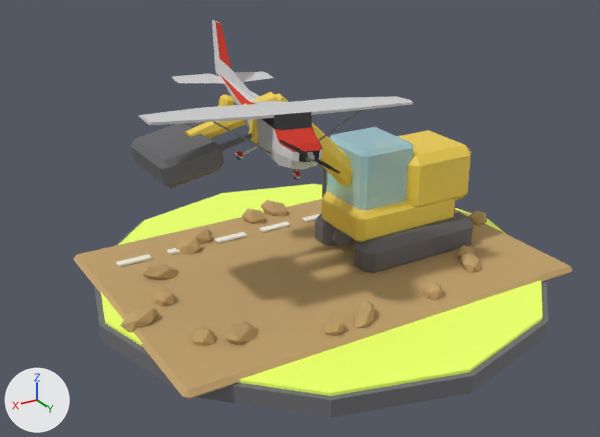
Two versions of the glTF model public/interactable-memes/studio-models/demo.glb, one commit apart.
Before and after are seen from a camera (50 mm lens) standing at (7.52, 11.81, 7.1) and looking at (0.62, 0.31, 1.35). Every picture has the same lights, and +X, +Y and +Z are marked at lower left. The picture after the commit comes second. Where no turn or scale is listed for an object, it has been applied to the vertices.

Objects in the first picture: 'DemoRock_11', 'ExcavatorBase', 'ExcavatorBoom', 'ExcavatorBucket', 'ExcavatorCab', 'ExcavatorCounterweight', 'ExcavatorStick', 'Fuselage_Cube.003', 'PlaneClamp_-1', 'PlaneClamp_1', 'PlaneCradle_1', 'Runway', 'Stage_Platform', 'Stage_Trim', 'Track_1' and 24 more.
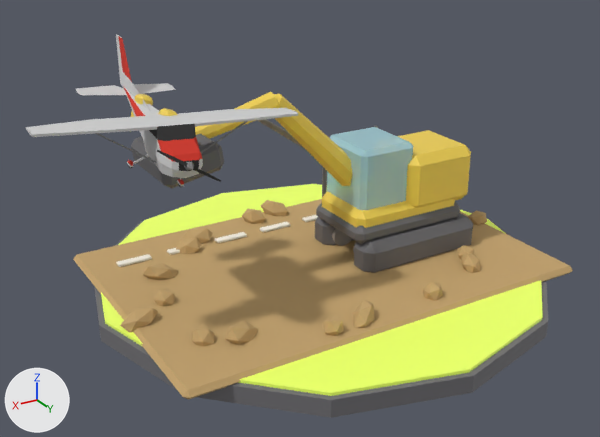
ob_excavatorarm is not drawn itself; it is the parent of ob_planeclamp_1, ob_planeclamp__1, ob_planecradle_1, ob_planecradle__1, ob_planerig.
ob_planerig is not drawn itself; it is the parent of ob_fuselage_cube_003, ob_propeller.

Where the change shows, as pixel boxes (x1, y1, x2, y2) in the pictures (600 x 437 px):
'Fuselage_Cube.003', moved, rescaled: before (139, 20, 413, 180); after (25, 35, 298, 187)
'ExcavatorUndercarriage', added: after (316, 202, 460, 244)
'Propeller', moved, rescaled (8% shorter): before (279, 139, 341, 174); after (157, 150, 221, 182)
'PlaneClamp_-1', moved: before (218, 94, 235, 106); after (130, 94, 153, 117)
'PlaneClamp_1', moved: before (248, 119, 259, 143); after (159, 108, 178, 116)
'PlaneCradle_1', moved, turned (not visible afterwards): before (219, 133, 252, 151)
'PlaneCradle_-1', moved (not visible afterwards): before (189, 122, 205, 128)
'ExcavatorBucket', unchanged, covered by the edit: before (131, 123, 224, 189); after (131, 134, 224, 189)

The change in detail:
Mesh me_cube_030_1 is new.
It has 24 vertices, 44 faces and spans x -1.22..1.22, y -0.78..0.78, z -0.18..0.18.
It uses material mat_excavator_tracks (dark grey #69676a).
In object 'ExcavatorArm' (ob_excavatorarm), parent goes from ob_excavator to ob_excavatorupper.
Object 'PlaneClamp_1' (ob_planeclamp_1) moves from (1.56, 0.58, 3.24) to (4.62, 0.5, 2.44).
Object 'PlaneClamp_-1' (ob_planeclamp__1) moves from (1.56, -0.58, 3.24) to (4.62, -0.5, 2.44).
Object 'PlaneCradle_1' (ob_planecradle_1) moves from (2.05, 0.58, 3.04) to (4.29, 0.5, 2.16).
Object 'PlaneCradle_1' (ob_planecradle_1) turns from (79, 0, -90) to (55, 0, 90) degrees about x, y and z.
Object 'PlaneRig' (ob_planerig) moves from (1.326, 0.913, 3.107) to (4.717, 0.807, 2.208).
Object 'PlaneRig' (ob_planerig) is rescaled from (0.406, 0.406, 0.406) to (0.359, 0.359, 0.359).
Object 'ExcavatorUpper' (ob_excavatorupper) is new.
Its parent is ob_excavator.
Its location is (-1.55, 0.0, 1.02).
Object 'ExcavatorUndercarriage' (ob_excavatorundercarriage) is new; it shows me_cube_030_1.
Its location is (-1.55, 0.0, 0.92).
